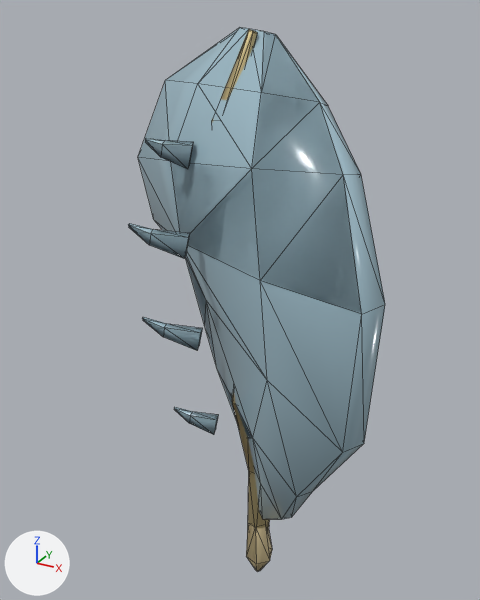
The OBJ model assets/models/items/phoenix_pinion.obj as it was, and as the next commit left it.
Rendered twice from a camera (50 mm lens) standing at (0.935, -1.854, 1.08) and looking at (-0.048, -0.066, 0.186). Arrows for +X, +Y and +Z are at lower left; the lights stay in place. The first picture is the older version. Mesh edges are drawn as thin lines. Where no turn or scale is listed for an object, it has been applied to the vertices. Vertices at exactly the same position are counted once.

Names of what the first picture shows: 'phoenix_pinion'.
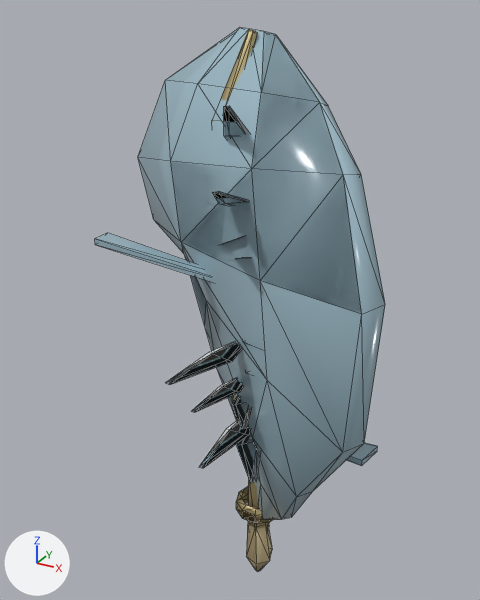
Pixel boxes (x1, y1, x2, y2) of what changed, in the pictures (480 x 600 px):
'phoenix_pinion', reshaped (13% wider)
    before: (129, 27, 385, 571)
    after: (95, 27, 385, 571)
part 1 of me_phoenix_pinion, deleted
    before: (129, 138, 219, 435)
part 2 of me_phoenix_pinion, added
    after: (95, 106, 378, 483)
part 3 of me_phoenix_pinion, added (beige)
    after: (236, 487, 273, 523)

The change in detail:
Material 'Material' (mat_material) is new.
Its base color is (0.8, 0.8, 0.8) (white #e7e7e7).
Its roughness is 1.0.
me_phoenix_pinion is used by ob_phoenix_pinion; location (0.0, 0.0, 0.0).
me_phoenix_pinion had 220 vertices, 564 faces and spanned x -0.54..0.56, y -0.53..0.27, z -1.04..1.03.
me_phoenix_pinion now has 300 vertices, 718 faces and spans x -0.54..0.56, y -0.53..0.27, z -1.04..1.03.
me_phoenix_pinion part 1: 8 loose pieces with 96 vertices, spanning x -0.36..0.4, y -0.31..-0.05, z -0.38..0.73, are deleted.
Part 2, on me_phoenix_pinion:
136 vertices are added at x -0.48..0.49, y -0.53..-0.04, z -0.29..0.89.
204 new faces join them, mat_crystal (blue #a0bdca).
84 new faces join them, mat_material (white #e7e7e7).
Part 3, on me_phoenix_pinion:
30 vertices are added at x -0.09..0.09, y -0.09..0.09, z -0.74..-0.67.
10 new vertices lie (0.0, 0.0, 0.04) away from vertices in x -0.09..0.09, y -0.09..0.09, z -0.72.
90 new faces join them, mat_ritual_gold (beige #c7b685).
me_phoenix_pinion gains material mat_material (white #e7e7e7).
